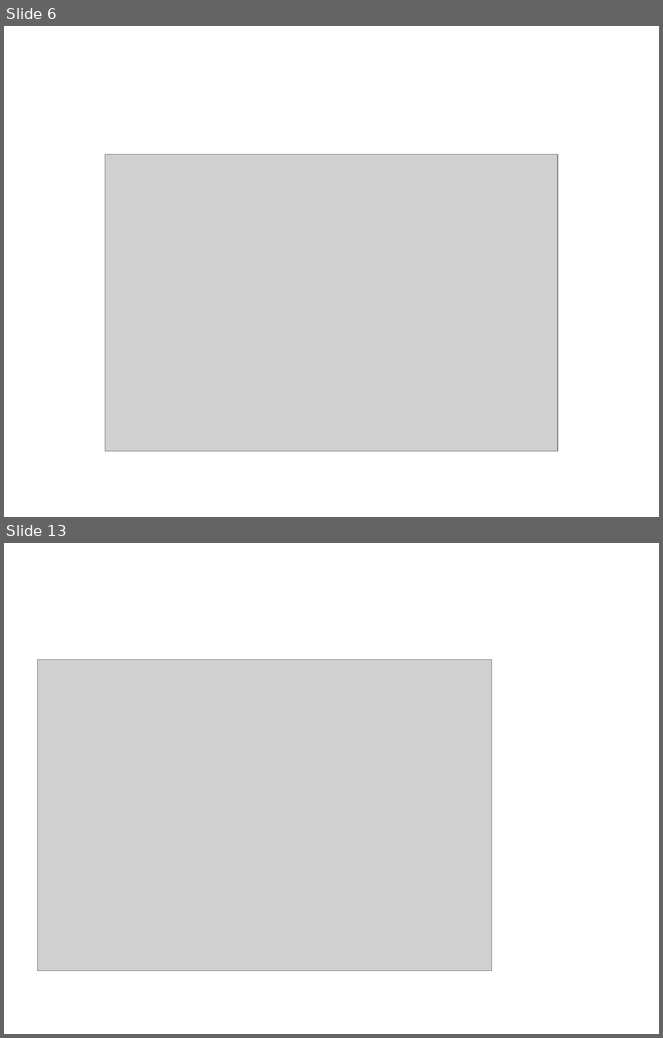
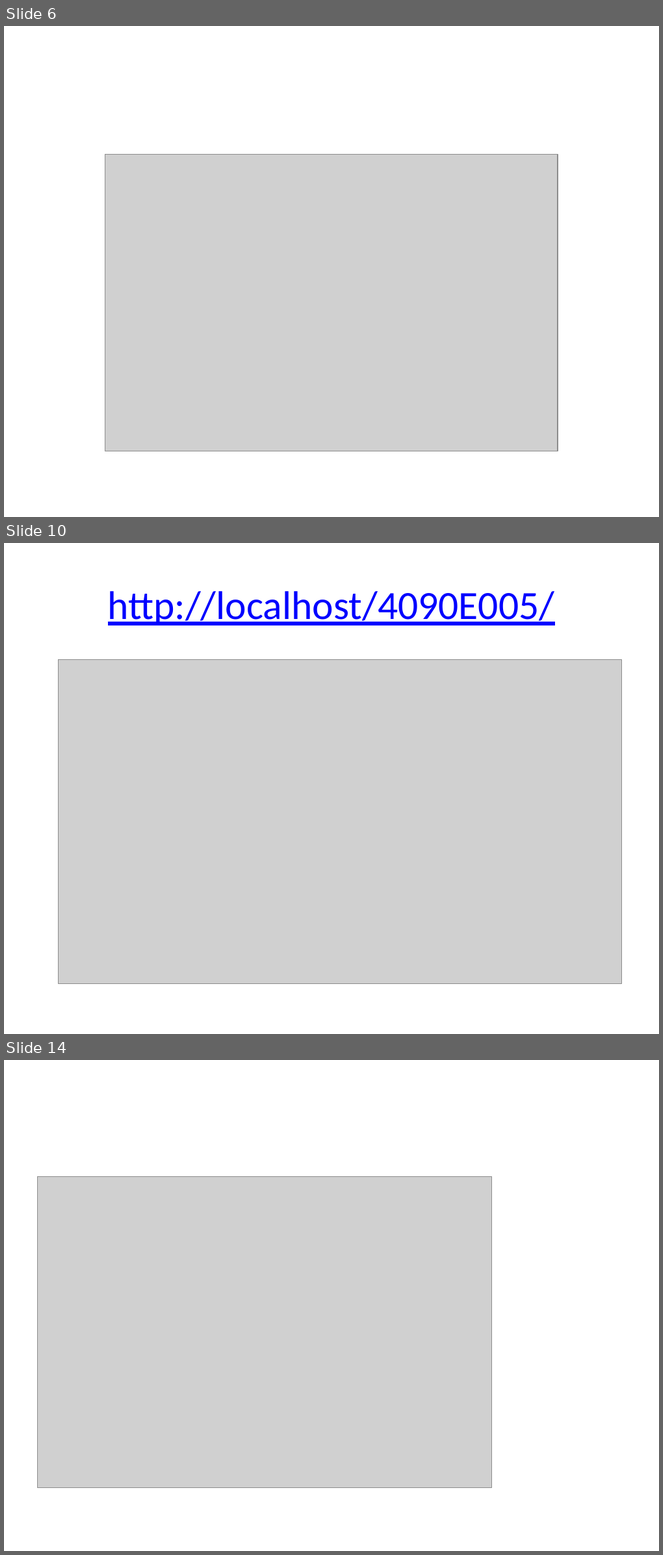
Before and after one commit to jaywu103201/2021-long, a slide deck: 網站開發與安全/HOMEWORK/20210224.pptx. Shown one above the other, each under a label of ours: slides 6 and 13 before the commit, slides 6, 10 and 14 after it; the slides between them are not shown. The pictures are 663x1038 and 663x1555 pixels, drawn with LibreOffice and Linux fonts; fonts in the diff are those of the drawing; grey boxes stand for pictures. Boxes give left, top, right and bottom in pixels: in the first picture for what was removed or moved away, otherwise in the second. Text is boxed around its words. In the diff, an @@ line names an element or a change of style, - is before the commit and + after.

```diff
--- a/網站開發與安全/HOMEWORK/20210224.pptx
+++ b/網站開發與安全/HOMEWORK/20210224.pptx
@@ slide 10 added at [4, 543, 659, 1034], background #FFFFFF @@
@@ title added at [108, 591, 555, 626], 44 pt, text #0000FF, underline @@
+http://localhost/4090E005/
@@ picture added at [59, 659, 622, 984] @@
@@ what was slide 13 is now slide 14 @@
```
Also in this commit, not shown: 2 slides changed, 15 other slides added, 6 slides removed.
